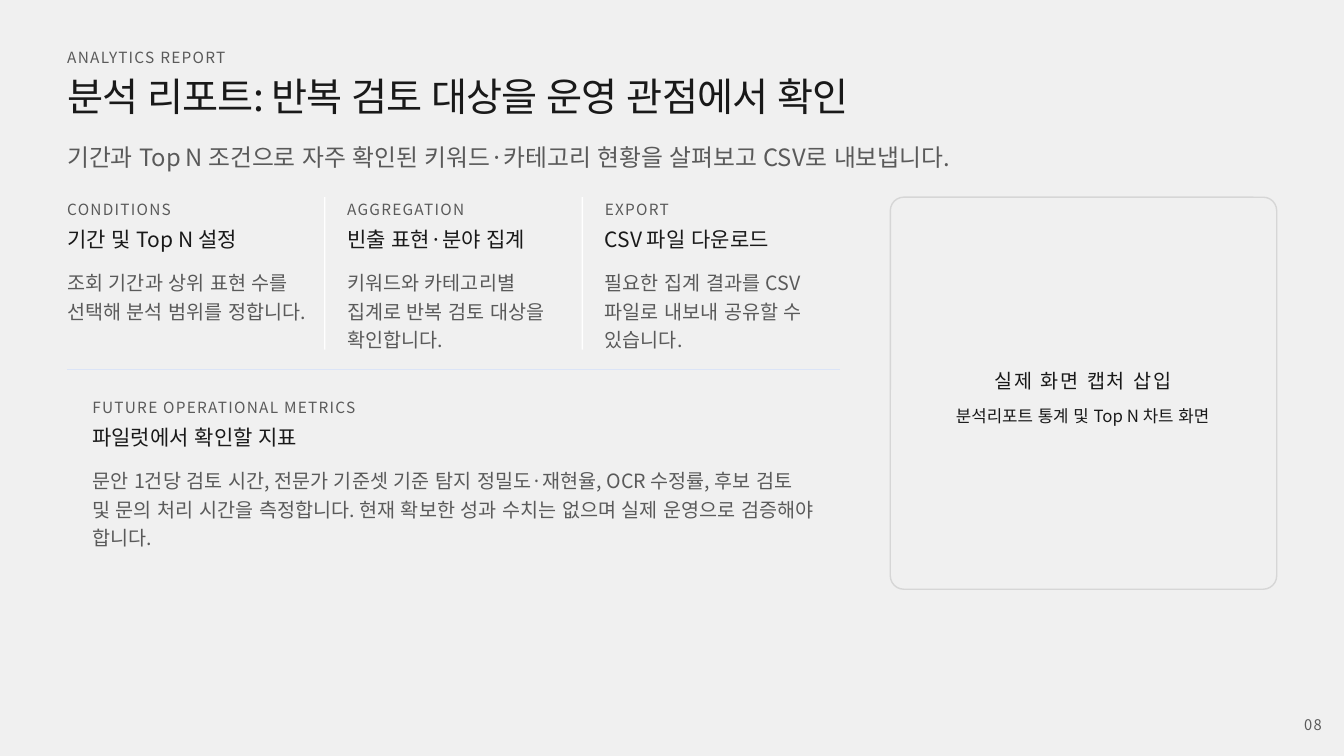
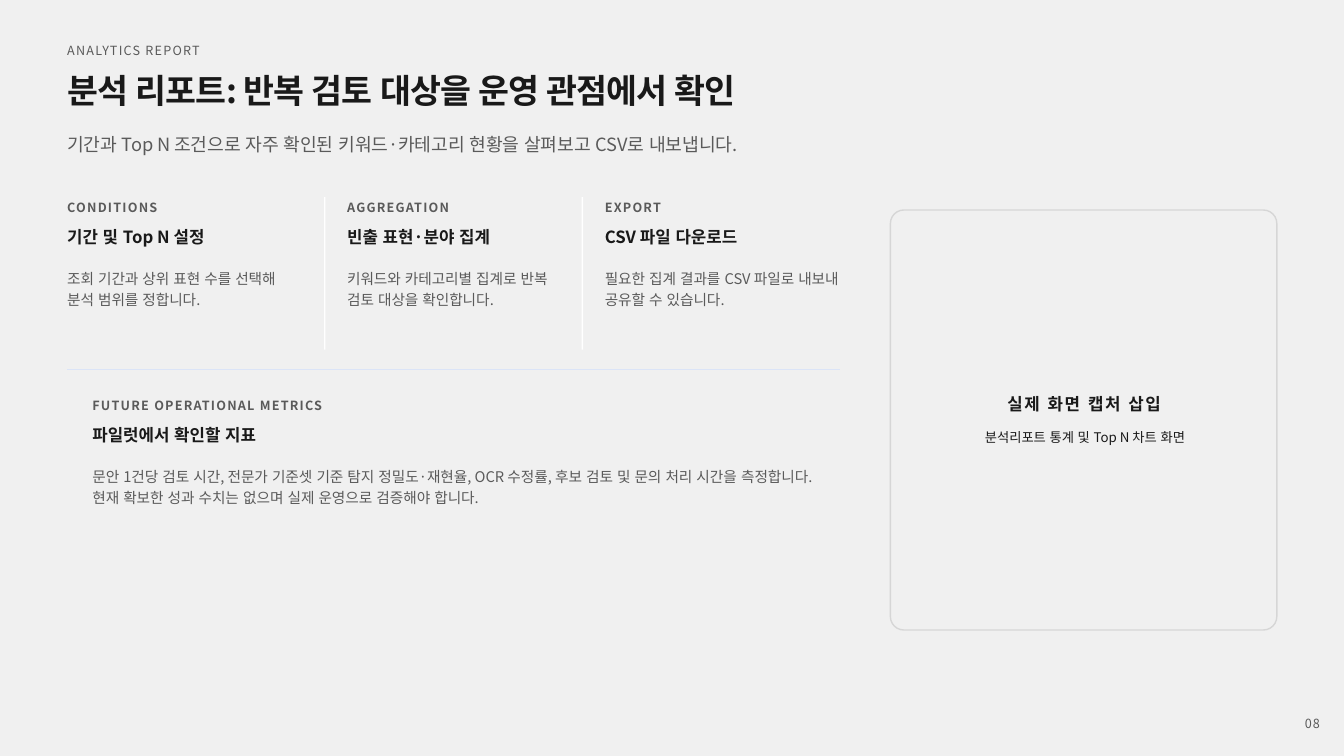
Before and after one commit to rlawlsgura-stack/keyword-risk-analyzer, a slide deck: slide 8 of docs/portfolio/keyword-risk-analyzer-blue-template-style.pptx. Drawn at 1344x756 pixels with LibreOffice and Linux fonts; fonts in the diff are those of the drawing; background and template pictures are left out. Boxes give left, top, right and bottom in pixels: in the first picture for what was removed or moved away, otherwise in the second. Text is boxed around its words. In the diff, an @@ line names an element or a change of style, - is before the commit and + after.

Commit message:
docs: standardize portfolio deck typography and layout

```diff
--- a/docs/portfolio/keyword-risk-analyzer-blue-template-style.pptx
+++ b/docs/portfolio/keyword-risk-analyzer-blue-template-style.pptx
@@ text "ANALYTICS REPORT" at (67,45,199,55): size 11 to 9 pt @@
@@ text "분석 리포트: 반복 검토 대상을 ..." at (67,74,736,106): size 28 to 24 pt, bold on @@
@@ text "기간과 Top N 조건으로 자주 ...": place and size @@
-text "기간과 Top N 조건으로 자주 ..." at (67,146,950,172)
+text "기간과 Top N 조건으로 자주 ..." at (67,136,737,155)
@@ text "기간과 Top N 조건으로 자주 ..." at (67,136,737,155): size 17 to 13 pt @@
@@ rounded rectangle: place and size @@
-rounded rectangle at (890,198,1276,590)
+rounded rectangle at (890,210,1276,630)
@@ text "실제 화면 캡처 삽입": place and size @@
-text "실제 화면 캡처 삽입" at (995,371,1172,390)
+text "실제 화면 캡처 삽입" at (1007,396,1160,412)
@@ text "실제 화면 캡처 삽입" at (1007,396,1160,412): size 14 to 12 pt, bold on; alignment left to centre @@
@@ size 11 to 9 pt, bold on in 4 elements at (67,202,157,212), (347,202,449,212), (605,202,661,212), (92,400,322,410) @@
@@ size 15 to 12 pt, bold on in 4 elements at (67,229,205,247), (347,229,490,245), (605,229,738,245), (92,427,256,443) @@
@@ text "분석리포트 통계 및 Top N ...": place and size @@
-text "분석리포트 통계 및 Top N ..." at (956,408,1209,426)
+text "분석리포트 통계 및 Top N ..." at (985,431,1185,445)
@@ text "분석리포트 통계 및 Top N ..." at (985,431,1185,445): size 12 to 9.5 pt; alignment left to centre @@
@@ size 14 to 10.5 pt in 4 elements at (67,272,275,306), (347,272,548,306), (605,272,838,306), (92,470,812,504) @@
@@ text "08" at (1305,718,1320,728): size 10.5 to 9 pt @@
```
Also in this commit, not shown: 9 other slides changed, 1 other file.
